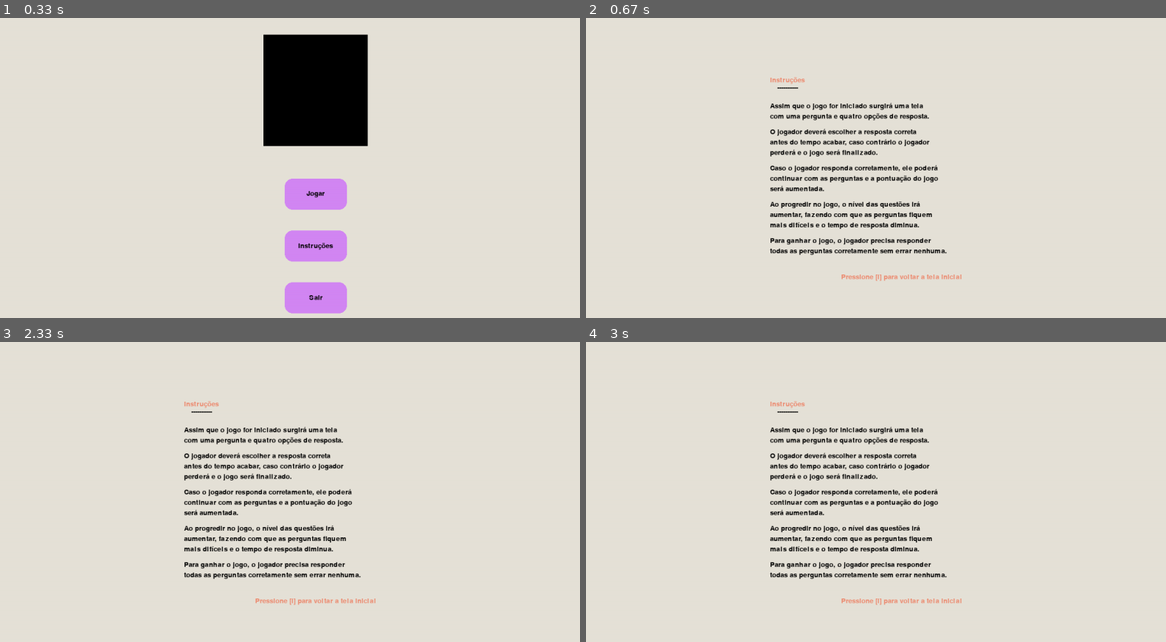
Above: before the commit, frames 1-4 (two rows, left to right).
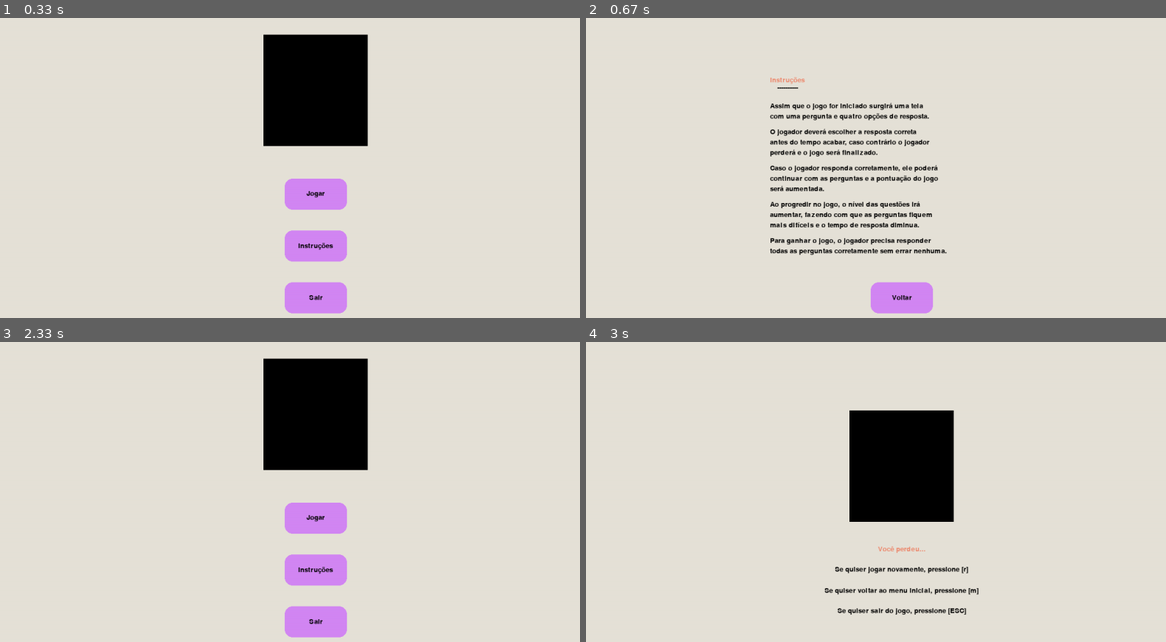
Above: after the commit, the same moments.

Repository: insper-classroom/devlife-23-1-projeto-pygame-jonas-pelegrina-gabriel-mendes
Game: pygame game, started from jogo.py
Same seed, same stepped clock (60 frames per second), same inputs: the game is played once before the commit and once after it.
Inputs (mouse positions are in pixels of both pictures, inside the frame that each line leads up to):
- Up to frame 1 (0.33 s): no input
- Up to frame 2 (0.67 s): click "Instruções" at 0.38 s
- Up to frame 3 (2.33 s): press the mouse at (145, 369) at 0.87 s; move the mouse to (237, 375) at 0.97 s; release the mouse at (330, 381) at 1.1 s; click (313, 621) at 2.22 s, where only the run after the commit has a clickable "Voltar"
- Up to frame 4 (3 s): click (899, 516) at 2.55 s, where only the run after the commit has a clickable "Jogar"; click (806, 564) at 2.88 s, where only the run after the commit has a clickable "C: Wombat"

Frame 1 is identical in both runs. In frame 2, 1.3% of the frame differs, in the area x 44-65%, y 85-99%; in frame 3, 13%, in the area x 31-65%, y 5-99%; in frame 4, 11%.

Commit message:
Botão de voltar feito.

Diff:
--- a/jogo.py
+++ b/jogo.py
@@ -50,7 +50,7 @@
 
         # Desenha botões
         for botao in botoes:
-            botao.desenha(window,False)
+            botao.desenha(window, False)
 
 
         # Desenha textos
@@ -80,7 +80,6 @@
             regras10 = fonte_jogo.render('mais difíceis e o tempo de resposta diminua.', True, (0, 0, 0))
             regras11 = fonte_jogo.render('Para ganhar o jogo, o jogador precisa responder', True, (0, 0, 0))
             regras12 = fonte_jogo.render('todas as perguntas corretamente sem errar nenhuma.', True, (0, 0, 0))
-            inicio = fonte_jogo.render('Pressione [i] para voltar a tela inicial', True, LARANJA)
 
             window.blit(instrucoes, (WIDTH/2 - instrucoes.get_width()/2 - 220, HEIGHT/2 - instrucoes.get_height()/2 - 200))
             window.blit(instrucoes_detalhe, (WIDTH/2 - instrucoes_detalhe.get_width()/2 - 220, HEIGHT/2 - instrucoes_detalhe.get_height()/2 - 185))
@@ -97,7 +96,19 @@
             window.blit(regras10, (WIDTH/2 - instrucoes.get_width()/2 - 220, HEIGHT/2 - instrucoes.get_height()/2 + 80))
             window.blit(regras11, (WIDTH/2 - instrucoes.get_width()/2 - 220, HEIGHT/2 - instrucoes.get_height()/2 + 110))
             window.blit(regras12, (WIDTH/2 - instrucoes.get_width()/2 - 220, HEIGHT/2 - instrucoes.get_height()/2 + 130))
-            window.blit(inicio, (WIDTH/2 - inicio.get_width()/2, HEIGHT/2 - inicio.get_height()/2 + 180))
+
+
+            largura = 120
+            altura = 60
+            x = WIDTH/2 - largura/2
+            y = 550
+
+
+            botao_voltar = Botao(x, y, largura, altura)
+            botao_voltar.desenha(window, False)
+
+            voltar = fonte_jogo.render('Voltar', True, (0, 0, 0))
+            window.blit(voltar, (WIDTH/2 - voltar.get_width()/2, HEIGHT/2 - voltar.get_height()/2 + 220))
 
 
 
@@ -207,9 +218,11 @@
 
 
         elif tela_de_instrucoes:
-            if evento.type == KEYDOWN and evento.key == K_i:
-                tela_de_instrucoes = False
-                tela_de_inicio = True
+            if evento.type == MOUSEBUTTONUP:
+                if evento.button == 1:
+                    if botao_voltar.verifica_clique(evento.pos[0], evento.pos[1]):
+                        tela_de_instrucoes = False
+                        tela_de_inicio = True
 
 
         elif inicio_jogo:
